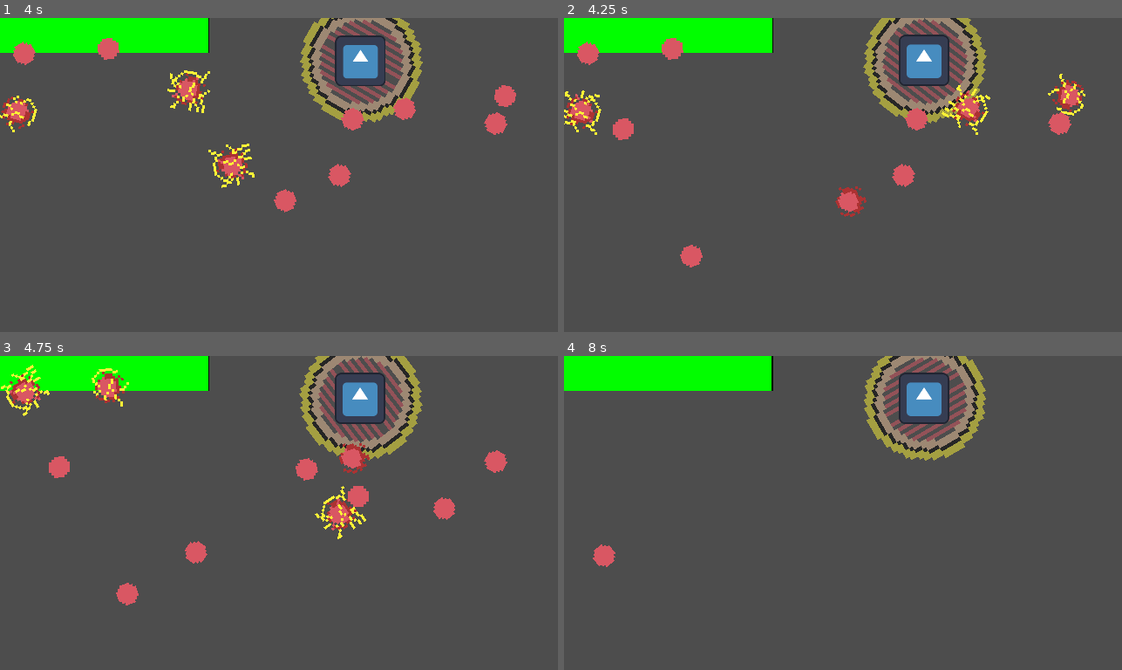
Above: before the commit, frames 1-4 (two rows, left to right).
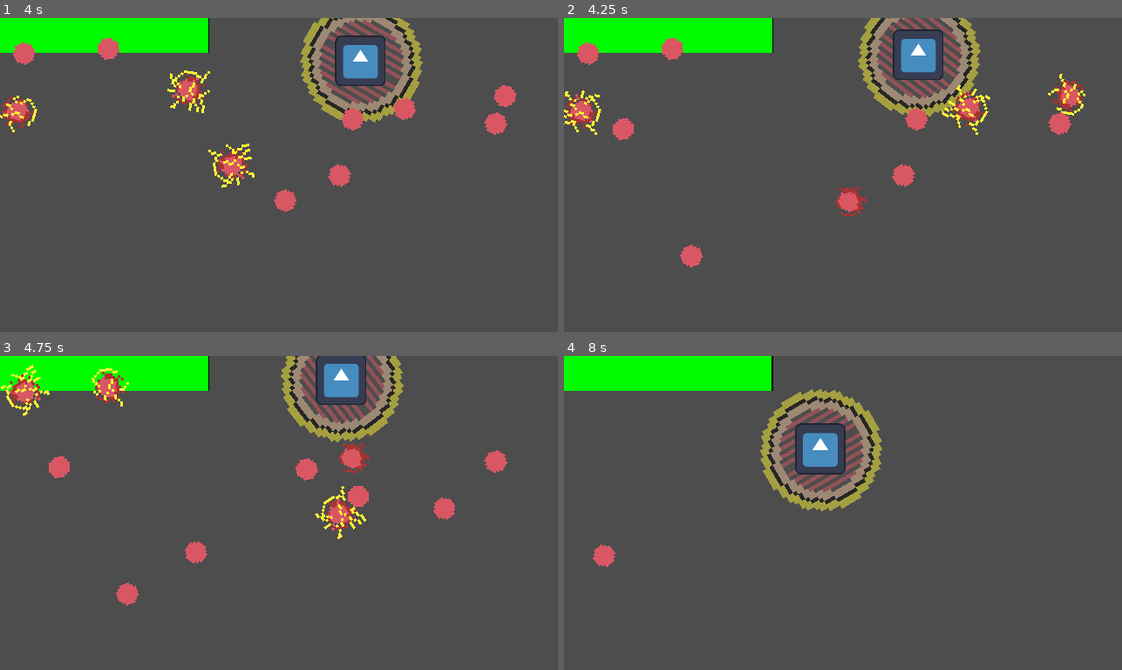
Above: after the commit, the same moments.

Repository: SabrinaRoss/Ludum-Dare-56
Game: Godot game, scene res://src/main/Level 3.tscn
Two runs of this game, one before a commit and one after it. Both use one fixed random seed, a clock stepped at 60 frames per second and the inputs below. This scene is started directly instead of the project's main scene. The engine's default icon, where the game draws it, is replaced by a stand-in: a white triangle on a blue panel in a dark square.
Inputs (mouse positions are in pixels of both pictures, inside the frame that each line leads up to):
- Up to frame 1 (4 s): move the mouse to (401, 159) at 0.52 s; press the mouse at (401, 159) at 0.53 s; hold D (right) 0.53-1.28 s; move the mouse to (167, 190) at 1.27 s; release the mouse at (167, 190) at 1.28 s; hold S (down) 1.28-2.03 s; tap Space (roll) at 1.35, 3.6 s; move the mouse to (334, 105) at 2.02 s; hold D (right) 2.03-2.78 s; hold 1 2.03-2.78 s; move the mouse to (251, 237) at 2.77 s; hold W (up) 2.78-3.53 s; click (251, 237) at 2.85 s; move the mouse to (446, 222) at 3.52 s; hold A (left) from 3.53 s (still down)
- Up to frame 2 (4.25 s): keep holding A (left)
- Up to frame 3 (4.75 s): keep holding A (left); move the mouse to (111, 465) at 4.27 s; tap 1 at 4.35 s
- Up to frame 4 (8 s): move the mouse to (870, 513) at 5.02 s; release A (left) at 5.03 s; press the mouse at (870, 513) at 5.03 s; hold S (down) 5.03-5.78 s; move the mouse to (759, 434) at 5.77 s; release the mouse at (759, 434) at 5.78 s; hold D (right) 5.78-6.53 s; tap Space (roll) at 5.85 s; move the mouse to (965, 497) at 6.52 s; hold W (up) 6.53-7.28 s; hold 1 6.53-7.28 s; move the mouse to (731, 528) at 7.27 s; hold D (right) from 7.28 s (still down); click (731, 528) at 7.35 s

Frame 1 is identical in both runs. In frame 2, 3.8% of the frame differs, in the area x 52-76%, y 0-34%; in frame 3, 5.7%; in frame 4, 9.3%, in the area x 35-76%, y 0-50%.

Commit message:
working on shaders

Diff:
--- a/src/entities/boss/beaver/beaver.gd
+++ b/src/entities/boss/beaver/beaver.gd
@@ -6,11 +6,20 @@
 var re_move = false
 const SPEED = 300.0
 const JUMP_VELOCITY = -400.0
+var shaders
+var camera
+var texture_rect
+@export var crt_shader = "res://src/entities/boss/beaver/crt.gdshader"
+@export var noise_shader = "res://src/entities/boss/beaver/noise.gdshader"
+@export var pixelation_shader = "res://src/entities/boss/beaver/noise.gdshader"
+@export var tunnel_vision_shader = "res://src/entities/boss/beaver/tunnel_vision.gdshader"
 
 func _ready() -> void:
 	vel = Vector2.ZERO
 	screenSize = get_viewport_rect().size
 	$Ai/Player_near/Player_near_sprite.modulate.a = .50
+	shaders = [crt_shader, noise_shader, pixelation_shader, tunnel_vision_shader]
+
 func _physics_process(delta: float) -> void:
 	position += vel * delta * 15
 	position = position.clamp(Vector2.ZERO, screenSize)
@@ -24,7 +33,10 @@
 		re_move = true
 		move()
 
-
+func ace_attack():
+	var num_of_shaders = shaders.size()
+	var rand_shader = shaders[rng.randi_range(0, num_of_shaders - 1)]
+	shader_include(rand_shader)
 
 func move():
 	var direction = rng.randi_range(0,4)
@@ -41,3 +53,12 @@
 	await get_tree().create_timer(4.0).timeout
 	vel = Vector2.ZERO
 	re_move = false
+
+func shader_include(rand_shader):
+	#var shader = Shader.new()
+	#shader = load(rand_shader)
+	#var shader_material = ShaderMaterial.new()
+	#shader_material.shader = shader
+	#var level_map = get_tree().get_root()
+	#level_map.material = shader_material
+	pass
--- a/src/entities/boss/beaver/beaverAI.gd
+++ b/src/entities/boss/beaver/beaverAI.gd
@@ -2,29 +2,27 @@
 
 @onready var smite = preload("res://src/entities/boss/beaver/Smite.tscn")
 @export var num_of_smites: int = 50
-@export var crt_shader = load("res://src/entities/boss/beaver/crt.gdshader")
-@export var noise_shader = load("res://src/entities/boss/beaver/noise.gdshader")
-@export var pixelation_shader = load("res://src/entities/boss/beaver/noise.gdshader")
-@export var tunnel_vision_shader = load("res://src/entities/boss/beaver/tunnel_vision.gdshader")
+
 
 var player_near
 var cur_body
-var shaders
 var direction = Vector2(0, 0)
 var check_dir_border = 1
+var count = false
 func _ready() -> void:
 	player_near = $Player_near
-	shaders = [crt_shader, noise_shader, pixelation_shader, tunnel_vision_shader]
 # ace attack is gonna be the reality shift which is pretty hypers, and is gonna allow for manipulating the character and use some
 # fun shaders
 
 # main attack is gonna be the  smite where shoot down at player location
 
 # ace attack is where the player get tooo place and than they get chainsawed
-var count = false
+
 func _physics_process(delta: float) -> void:
 	$Player_near/Player_near_sprite.rotation_degrees += .5
-	if !count : main_attack()
+	if !count :
+		main_attack()
+		$"..".ace_attack()
 	count = true
 func main_attack():
 	await smite_random_position(num_of_smites)
@@ -75,10 +73,6 @@
 	pass
 
 
-func ace_attack():
-	var num_of_shaders = shaders.size
-	var rand_shader = randi_range(0, num_of_shaders)
-
 func _on_timeout(): #timeout for the smite
 	pass
 
--- a/src/entities/boss/beaver/crt.gdshader
+++ b/src/entities/boss/beaver/crt.gdshader
@@ -1,19 +1,29 @@
 shader_type canvas_item;
 
-uniform float scanline_intensity = 0.5;
-uniform vec2 screen_size = vec2(800.0, 600.0);
-uniform sampler2D texture0;
+uniform int scanline_intensity : hint_range(0, 100) = 50; // Adjustable intensity of scanlines (0 to 100)
+uniform vec2 screen_size : hint_range(1, 2000) = vec2(800, 600); // Screen size as a vec2
+uniform sampler2D texture0; // The texture being processed
 
 void fragment() {
     vec2 uv = UV;
 
-    float scanline = uv.y * screen_size.y;
+    // Calculate the actual scanline index based on UV coordinates and screen height
+    float scanline = floor(uv.y * screen_size.y); // Get the scanline index
+    float scan_effect = 0.5 + 0.5 * sin(scanline * 3.14159 / 2.0); // Oscillation for scanline effect
 
-    vec4 color = texture(texture0, uv);
+    vec4 color = texture(texture0, uv); // Get the color from the texture
 
-    float scan_effect = sin(scanline * 3.14159);
+    // If the texture is not found, use a fallback color
+    if (color.a == 0.0) {
+        color = vec4(1.0, 1.0, 1.0, 1.0); // Fallback to white if the texture is transparent
+    }
 
-    color.rgb = mix(color.rgb, vec3(0.0), scanline_intensity * (1.0 - scan_effect));
+    // Convert scanline intensity to a float between 0 and 1
+    float intensity = float(scanline_intensity) / 100.0;
 
+    // Apply the scanline effect by mixing with black based on intensity
+    color.rgb = mix(color.rgb, vec3(0.0), intensity * (1.0 - scan_effect));
+
+    // Set the final color
     COLOR = color;
 }
--- a/src/main/Level 3.tscn
+++ b/src/main/Level 3.tscn
@@ -1,11 +1,16 @@
-[gd_scene load_steps=4 format=3 uid="uid://bm7uxhkyas305"]
+[gd_scene load_steps=6 format=3 uid="uid://bm7uxhkyas305"]
 
+[ext_resource type="Shader" path="res://src/entities/boss/beaver/crt.gdshader" id="1_wb4ev"]
 [ext_resource type="PackedScene" uid="uid://ch7qrikum5eyl" path="res://src/entities/boss/beaver/beaver.tscn" id="1_yq5mi"]
 [ext_resource type="PackedScene" uid="uid://c4jh4lgv3yayj" path="res://src/entities/player/player_squirrel.tscn" id="2_0kfjj"]
 [ext_resource type="PackedScene" uid="uid://db4onktx5rhfw" path="res://src/main/Health Bar.tscn" id="3_6iqn2"]
 
+[sub_resource type="ShaderMaterial" id="ShaderMaterial_qxeix"]
+shader = ExtResource("1_wb4ev")
+
 [node name="Level3" type="Node2D"]
 process_mode = 1
+material = SubResource("ShaderMaterial_qxeix")
 
 [node name="Background" type="Sprite2D" parent="."]
 
